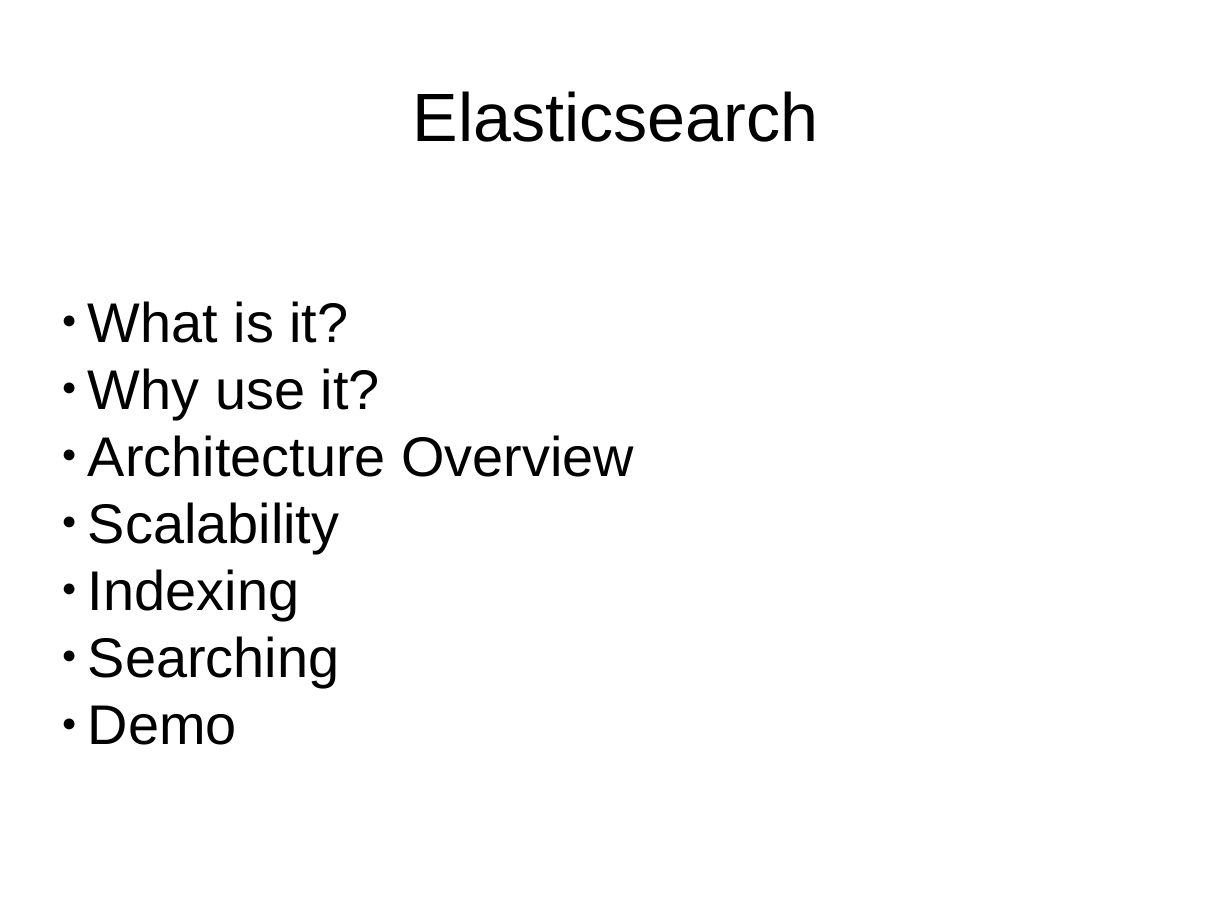
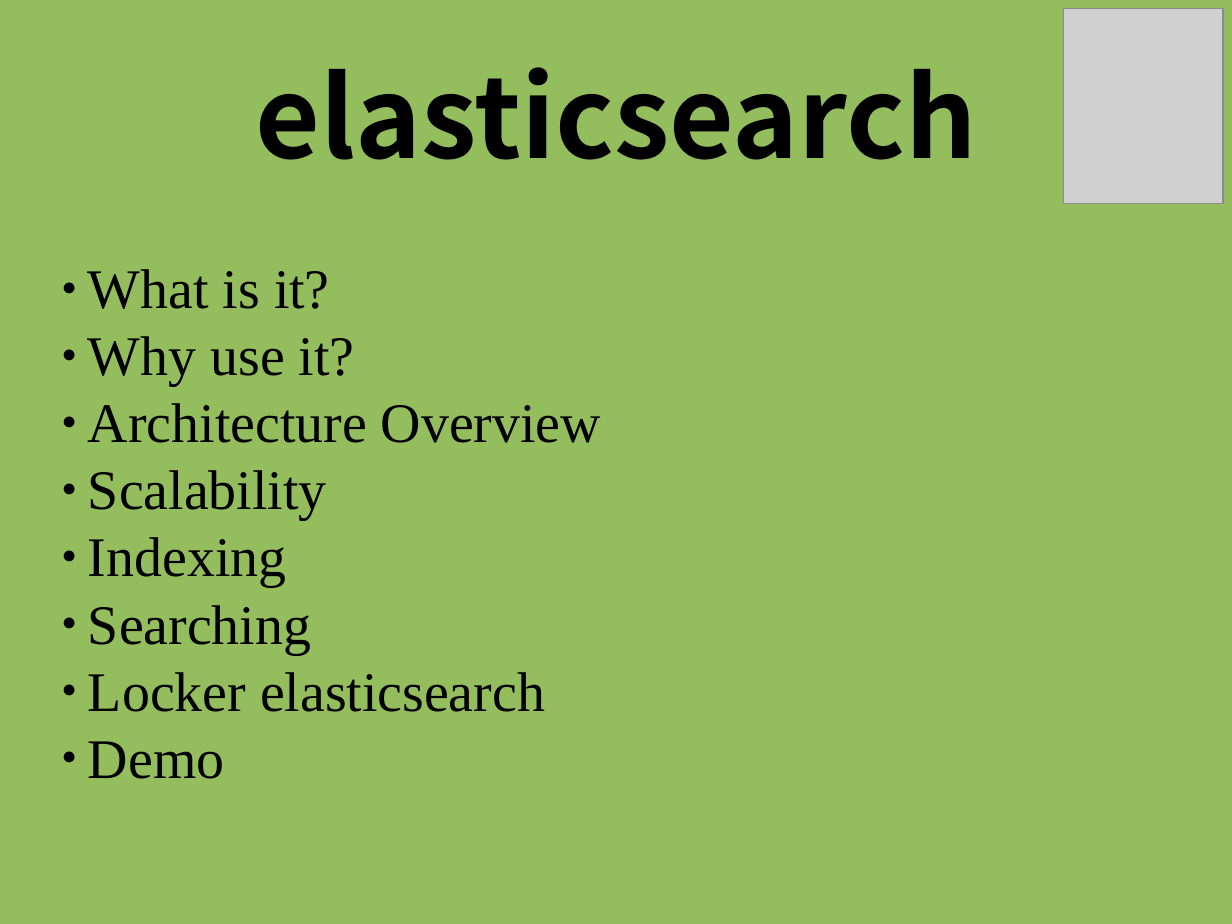
Before and after one commit to james1ewis/ElasticsearchForDBAs, a slide deck: slide 1 of Elasticsearch.odp. Drawn at 1232x924 pixels with LibreOffice and Linux fonts; fonts in the diff are those of the drawing; grey boxes stand for pictures. Boxes give left, top, right and bottom in pixels: in the first picture for what was removed or moved away, otherwise in the second. Text is boxed around its words. In the diff, an @@ line names an element or a change of style, - is before the commit and + after.

Commit message:
changed colour, added image, changed fonts

```diff
--- a/Elasticsearch.odp
+++ b/Elasticsearch.odp
@@ background #FFFFFF to #94BD5E @@
@@ picture added at <box>1064,9,1224,203</box> @@
@@ title at <box>255,67,976,160</box>: text changed; size 44 to 72 pt; font Arial to Noto Sans CJK KR; bold on @@
-Elasticsearch
+elasticsearch
@@ subtitle at <box>88,269,601,779</box>: font Arial to Times New Roman in "What is it?", "Why use it?", "Architecture Overview", "Scalability" and 3 more places @@
@@ subtitle at <box>88,672,545,712</box>: paragraph added @@
+● Locker elasticsearch
```
Also in this commit, not shown: 14 other slides changed, 1 slide added, 1 slide removed.
